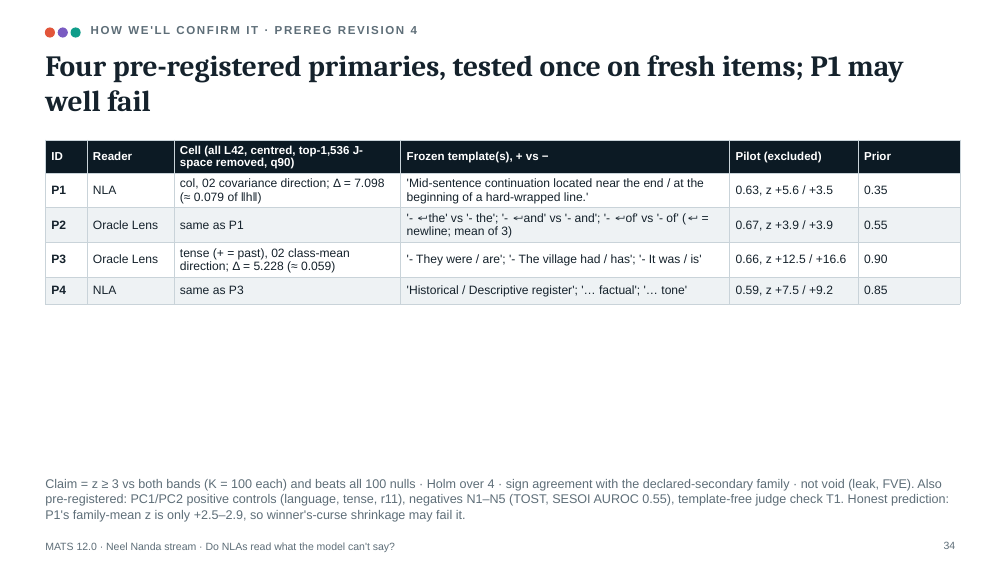
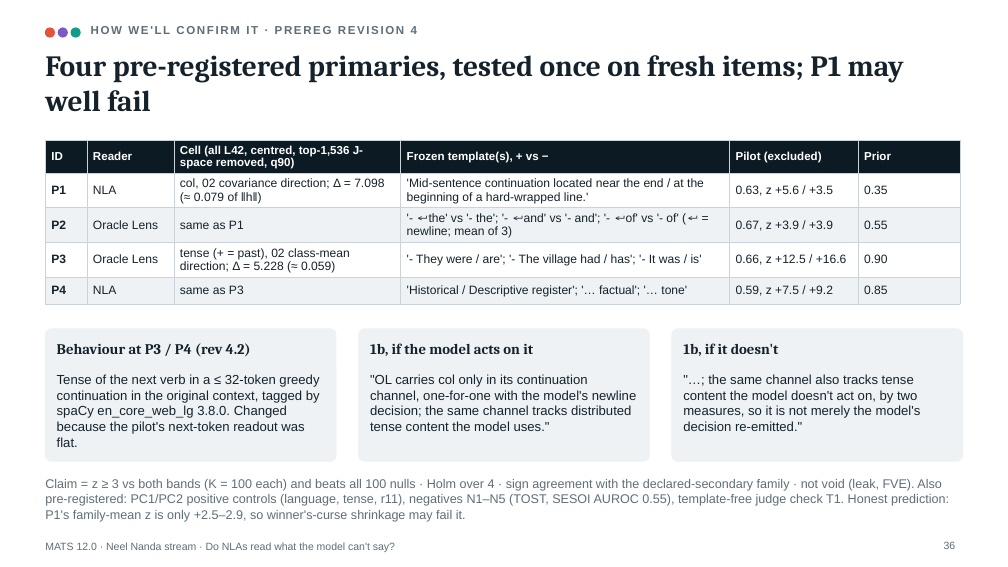
Before and after one commit to Jarus77/mats-nla-workspace, a slide deck: slide 36 of deck/mats_nla_workspace.pptx (slide 34 before the commit). Drawn at 1008x567 pixels with LibreOffice and Linux fonts; fonts in the diff are those of the drawing. Boxes give left, top, right and bottom in pixels: in the first picture for what was removed or moved away, otherwise in the second. Text is boxed around its words. In the diff, an @@ line names an element or a change of style, - is before the commit and + after.

```diff
--- a/deck/mats_nla_workspace.pptx
+++ b/deck/mats_nla_workspace.pptx
@@ rounded rectangle added at bbox=[45, 329, 336, 461], fill #EEF2F4, outline #EEF2F4 1 pt @@
@@ rounded rectangle added at bbox=[358, 329, 649, 461], fill #EEF2F4, outline #EEF2F4 1 pt @@
@@ rounded rectangle added at bbox=[672, 329, 963, 461], fill #EEF2F4, outline #EEF2F4 1 pt @@
@@ text added at bbox=[57, 343, 251, 357], 14 pt, text #15222C, bold @@
+Behaviour at P3 / P4 (rev 4.2)
@@ text added at bbox=[370, 343, 533, 356], 14 pt, text #15222C, bold @@
+1b, if the model acts on it
@@ text added at bbox=[683, 343, 779, 356], 14 pt, text #15222C, bold @@
+1b, if it doesn't
@@ text added at bbox=[57, 374, 320, 447], 12.5 pt, text #15222C @@
+Tense of the next verb in a ≤ 32-token greedy continuation in the original context, tagged by spaCy en_core_web_lg 3.8.0. Changed because the pilot's next-token readout was flat.
@@ text added at bbox=[370, 374, 636, 431], 12.5 pt, text #15222C @@
+"OL carries col only in its continuation channel, one-for-one with the model's newline decision; the same channel tracks distributed tense content the model uses."
@@ text added at bbox=[683, 374, 921, 431], 12.5 pt, text #15222C @@
+"…; the same channel also tracks tense content the model doesn't act on, by two measures, so it is not merely the model's decision re-emitted."
@@ page number at bbox=[944, 541, 956, 549]: text changed @@
-34
+36
```
Also in this commit, not shown: 15 other slides changed, 3 slides added, 7 other files.
